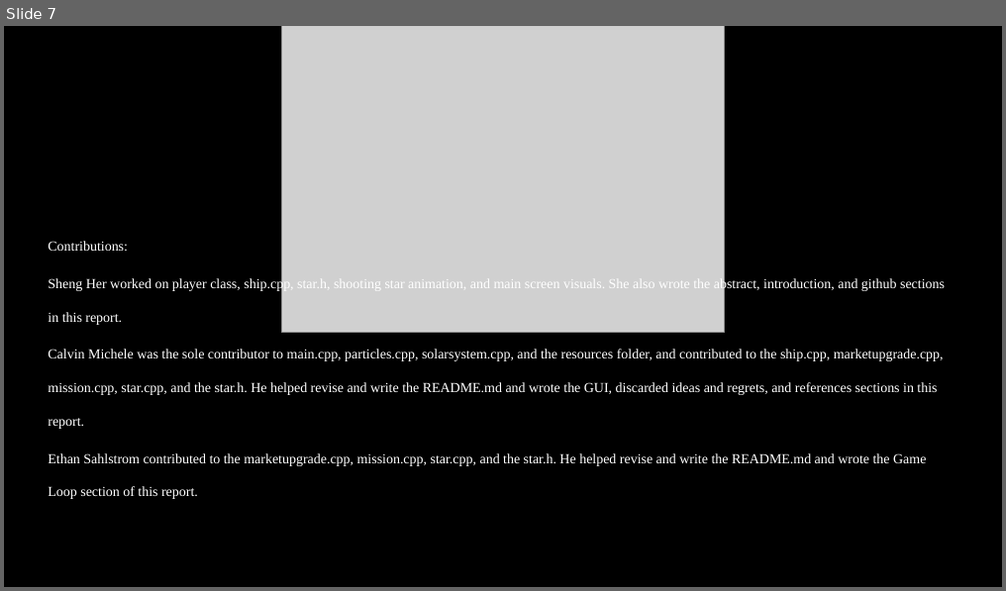
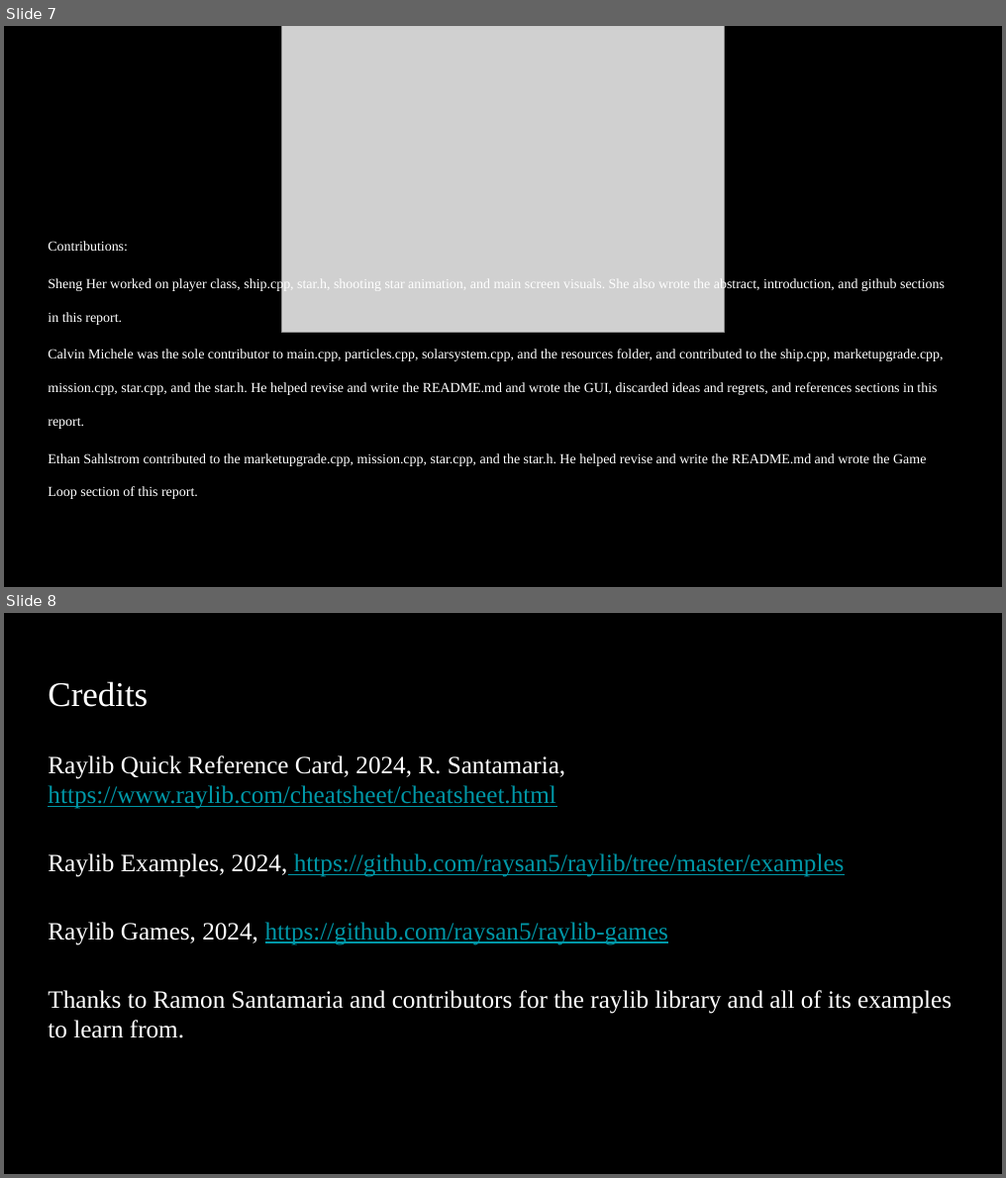
Before and after one commit to psykoshi-uaa/CS201-Project, a slide deck: CSCE A201 Slides Presentation.pptx. Shown one above the other, each under a label of ours: slide 7 before the commit, slides 7 and 8 after it. The pictures are 1006x591 and 1006x1178 pixels, drawn with LibreOffice and Linux fonts; fonts in the diff are those of the drawing; grey boxes stand for pictures. Boxes give left, top, right and bottom in pixels: in the first picture for what was removed or moved away, otherwise in the second. Text is boxed around its words. In the diff, an @@ line names an element or a change of style, - is before the commit and + after.

```diff
--- a/CSCE A201 Slides Presentation.pptx
+++ b/CSCE A201 Slides Presentation.pptx
@@ slide 8 added at [4,613,1002,1174], background #000000 @@
@@ title added at [48,681,148,707], 25 pt, text #FFFFFF @@
+Credits
@@ text added at [48,756,951,1039], 18 pt, text #FFFFFF @@
+Raylib Quick Reference Card, 2024, R. Santamaria, https://www.raylib.com/cheatsheet/cheatsheet.html
+Raylib Examples, 2024, https://github.com/raysan5/raylib/tree/master/examples
+Raylib Games, 2024, https://github.com/raysan5/raylib-games
+Thanks to Ramon Santamaria and contributors for the raylib library and all of its examples to learn from.
```
Also in this commit, not shown: 2 other files.
